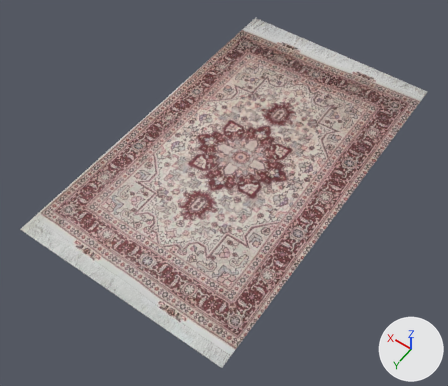
What one commit did to the glTF model png/gltf2/12.gltf.
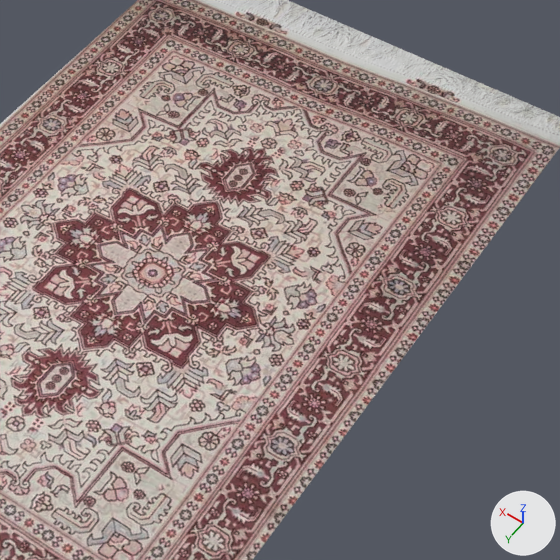
Each version is shown whole from a 50 mm camera at (-1.27, 2.36, 2.92) aimed at (0.05, 0.51, 0.01), then close up on the part from 39% to 94% of the width and 10% to 74% of the height. The axes (+X, +Y, +Z) are drawn at lower right. The lights are the same throughout. Where no turn or scale is listed for an object, it has been applied to the vertices.
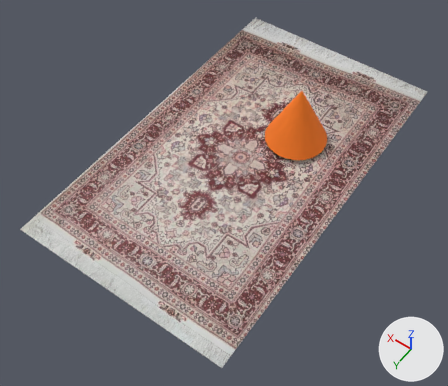
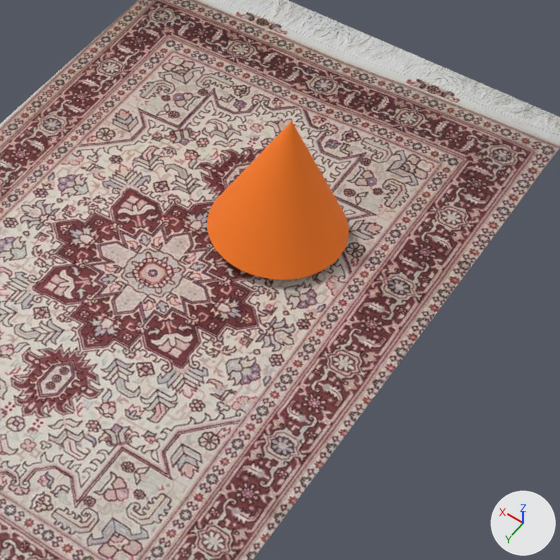
The newer file is also turned or shifted as a whole; pictures and numbers use the older file's frame.

What differs and where, as boxes [x1, y1, x2, y2] in the close-ups (560 x 560 px):
```json
{"object": "Mesh_1", "change": "added", "after": [207, 121, 349, 280], "on screen": "orange"}
```

The change, as JSON lines over the scene's bpy script:
```json
{"op": "add", "block": "mat_orange", "code": ["mat_orange = principled_material('Orange')", "mat_orange.base_color = (1.0, 0.212, 0.0185)  # orange #ff7f25", "mat_orange.roughness = 1.0"]}
{"op": "add", "block": "me_mesh_1", "code": ["me_mesh_1 = bpy.data.meshes.new('Mesh_1')", "me_mesh_1.from_pydata(...)  # 97 vertices, 190 faces; spans x -0.844..-0.453, y -0.913..-0.522, z 0.0..0.391", "me_mesh_1.materials.append(mat_orange)  # orange #ff7f25"]}
{"op": "add", "block": "ob_mesh_1", "code": ["ob_mesh_1 = bpy.data.objects.new('Mesh_1', me_mesh_1)", "ob_mesh_1.location = (0.569, 0.63, 0.057)"]}
```
